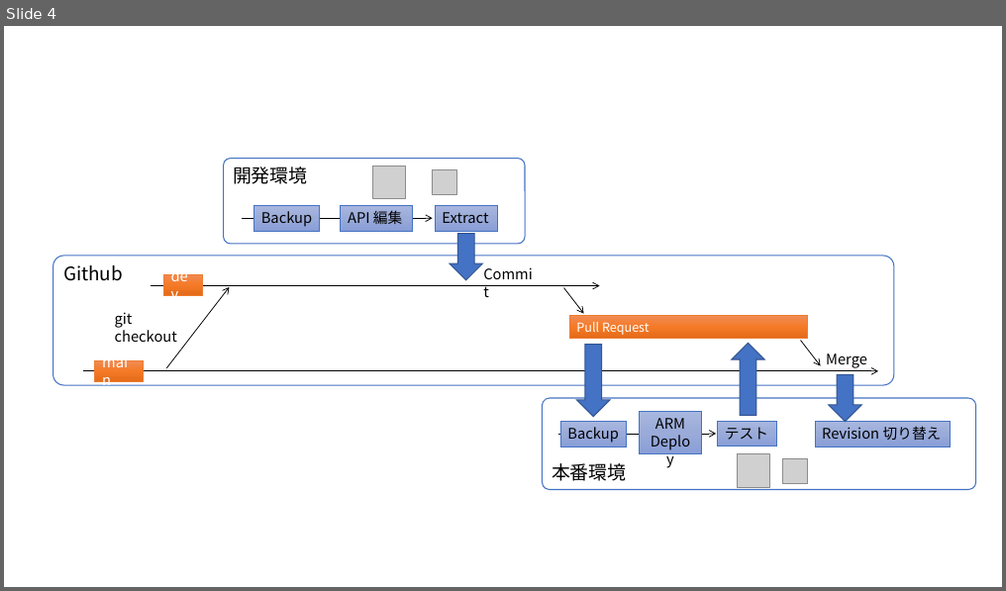
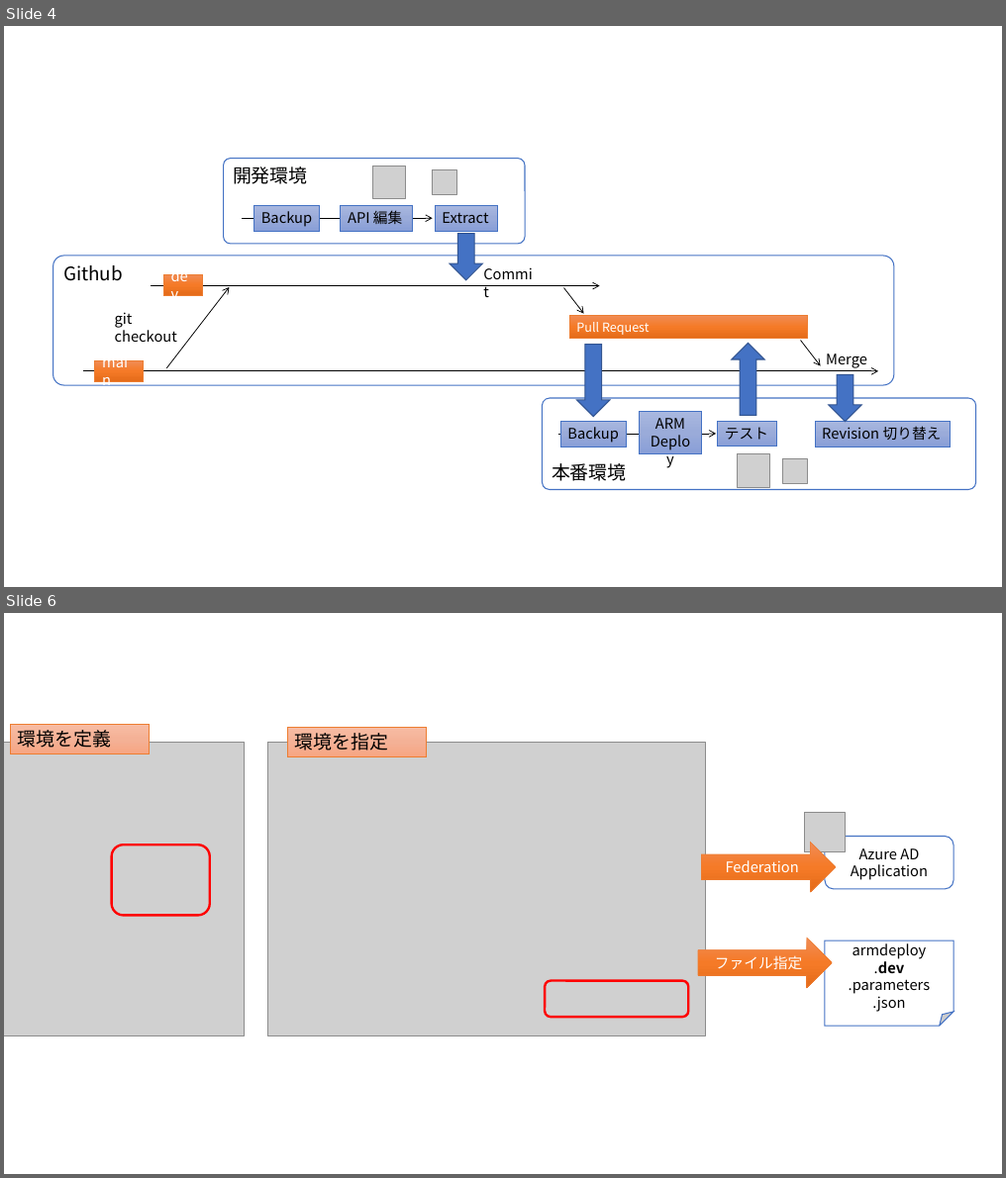
Before and after one commit to ayuina/apim-devops-sample, a slide deck: images/figures.pptx. Shown one above the other, each under a label of ours: slide 4 before the commit, slides 4 and 6 after it; the slides between them are not shown. The pictures are 1006x591 and 1006x1178 pixels, drawn with LibreOffice and Linux fonts; fonts in the diff are those of the drawing; grey boxes stand for pictures. Boxes give left, top, right and bottom in pixels: in the first picture for what was removed or moved away, otherwise in the second. Text is boxed around its words. In the diff, an @@ line names an element or a change of style, - is before the commit and + after.

```diff
--- a/images/figures.pptx
+++ b/images/figures.pptx
@@ slide 6 added at <box>4,613,1002,1174</box>, background #FFFFFF @@
@@ rectangle added at <box>10,724,149,754</box>, fill gradient #F7BDA5 to #F5B196 to #F8A582, outline #ED7D31 0.5 pt, 18 pt, text #000000 @@
+環境を定義
@@ rectangle added at <box>288,727,426,757</box>, fill gradient #F7BDA5 to #F5B196 to #F8A582, outline #ED7D31 0.5 pt, 18 pt, text #000000 @@
+環境を指定
@@ picture added at <box>4,743,245,1037</box> @@
@@ picture added at <box>267,743,705,1037</box> @@
@@ picture added at <box>804,812,845,853</box> @@
@@ rounded rectangle added at <box>112,845,210,916</box>, outline #FF0000 2.25 pt @@
@@ right arrow added at <box>702,842,836,892</box>, fill gradient #F18C57 to #F67B28 to #E56C19, outline #ED7D31 0.5 pt, 14 pt, text #FFFFFF @@
+Federation
@@ rounded rectangle added at <box>826,836,954,889</box>, fill #FFFFFF, outline #4472C4 1 pt, 14 pt, text #000000 @@
+Azure AD
+Application
@@ right arrow added at <box>698,938,832,988</box>, fill gradient #F18C57 to #F67B28 to #E56C19, outline #ED7D31 0.5 pt, 14 pt, text #FFFFFF @@
+ファイル指定
@@ folded corner added at <box>826,941,954,1026</box>, fill #FFFFFF, outline #4472C4 1 pt, 14 pt, text #000000 @@
+armdeploy
+.dev
+.parameters
+.json
@@ rounded rectangle added at <box>545,981,688,1017</box>, outline #FF0000 2.25 pt @@
```
Also in this commit, not shown: 1 slide changed, 5 other files.
